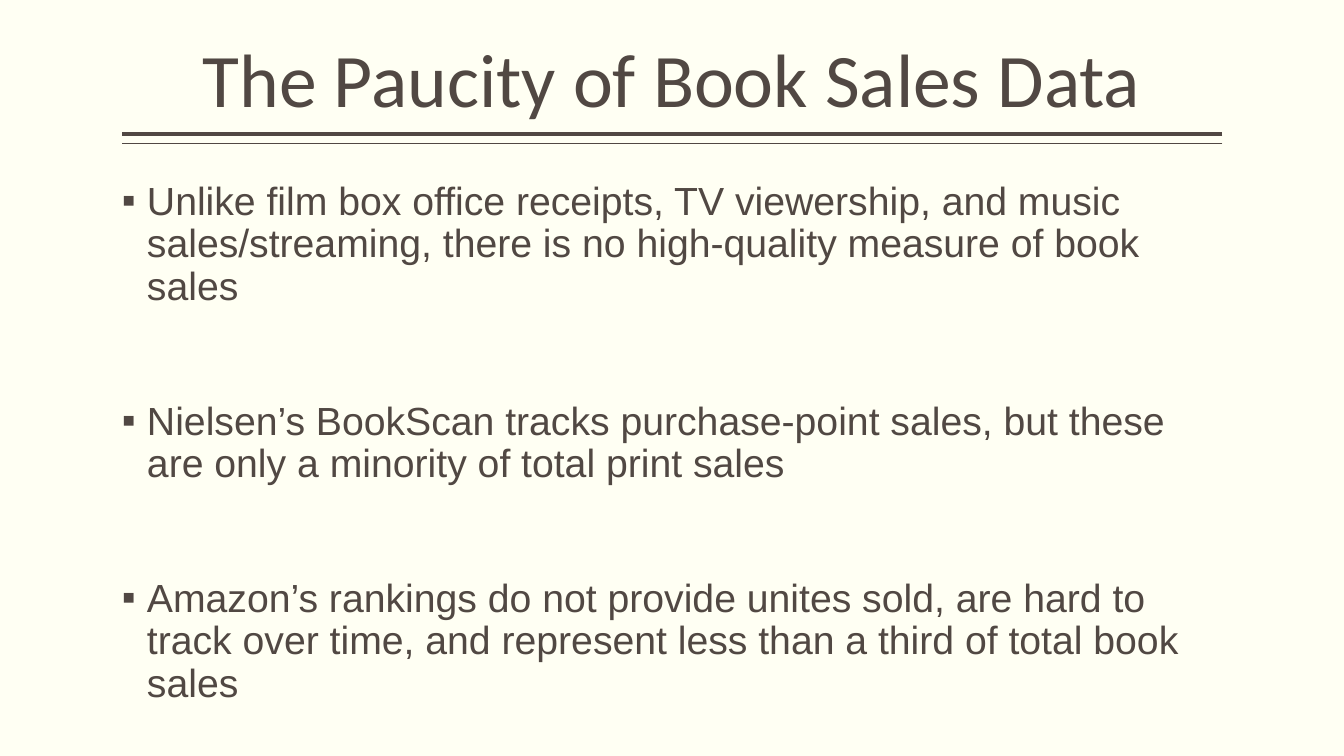
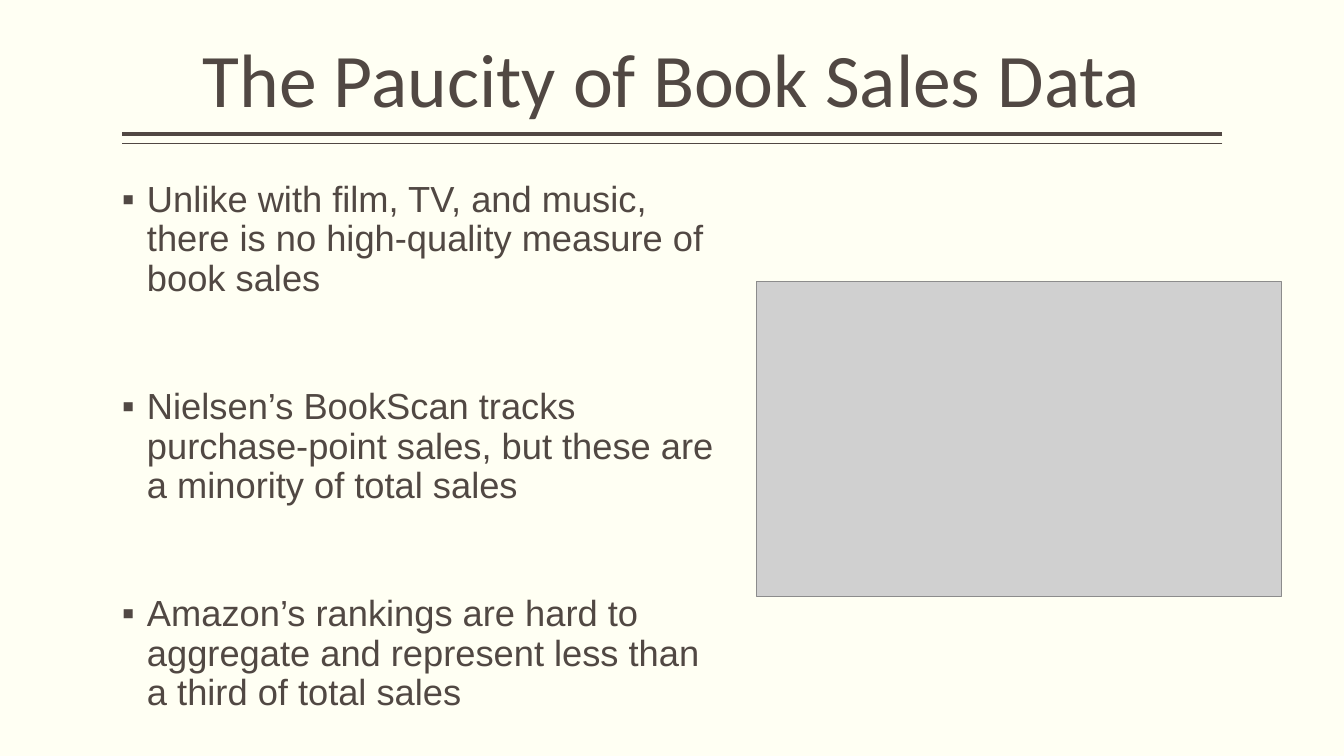
Before and after one commit to nycdatasci/bootcamp008_project, a slide deck: slide 2 of Project4-Capstone/davidletzler/NYTimes.pptx. Drawn at 1344x756 pixels with LibreOffice and Linux fonts; fonts in the diff are those of the drawing; grey boxes stand for pictures. Boxes give left, top, right and bottom in pixels: in the first picture for what was removed or moved away, otherwise in the second. Text is boxed around its words. In the diff, an @@ line names an element or a change of style, - is before the commit and + after.

```diff
--- a/Project4-Capstone/davidletzler/NYTimes.pptx
+++ b/Project4-Capstone/davidletzler/NYTimes.pptx
@@ text at box(147, 185, 713, 706): text changed; size 28 to 25.9 pt @@
-▪ Unlike film box office receipts, TV viewership, and music sales/streaming, there is no high-quality measure of book sales
-▪ Nielsen’s BookScan tracks purchase-point sales, but these are only a minority of total print sales
-▪ Amazon’s rankings do not provide unites sold, are hard to track over time, and represent less than a third of total book sales
+▪ Unlike with film, TV, and music, there is no high-quality measure of book sales
+▪ Nielsen’s BookScan tracks purchase-point sales, but these are a minority of total sales
+▪ Amazon’s rankings are hard to aggregate and represent less than a third of total sales
@@ picture added at box(756, 281, 1281, 596) @@
```
Also in this commit, not shown: 9 other slides changed, 6 slides added, 1 slide removed, 3 other files.
